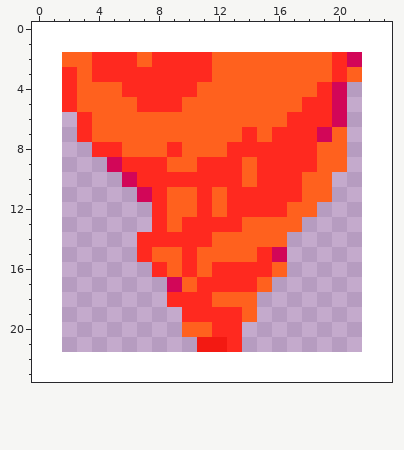
A pixel-art sprite gets an edit: src/assets/lavaStormIcon.png. The first picture shows the starting point.
The file is 24x24 pixels.
New version:
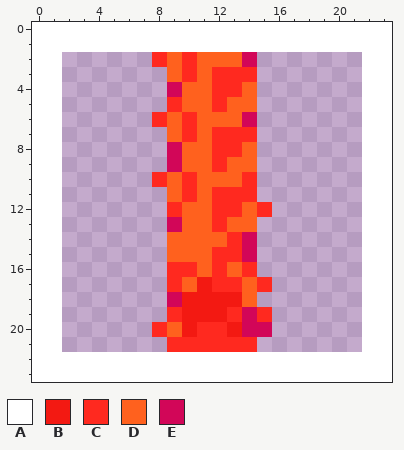
Palette (. is transparent): A #ffffff  B #f31912  C #ff291f  D #ff611e  E #d20658
Edits made:
y 2: x 2..7 DDCCCD -> ......; x 9 C -> D; x 11 C -> D; x 14..21 DDDDDDCE -> E.......
y 3: x 2..9 CDCCCCCC -> .......D; x 11..21 CDDDDDDDDCD -> DCCC.......
y 4: x 2..10 CDDDCCCCC -> .......ED; x 12..13 DD -> CC; x 15..20 DDDDCE -> ......
y 5: x 2..8 CDDDDCC -> .......; x 12 D -> C; x 15..20 DDDCCE -> ......
y 6: x 3..8 CDDDDD -> .....C; x 10 D -> C; x 14..20 DDDCCCE -> E......
y 7: x 3..8 CDDDDD -> ......; x 10 D -> C; x 12..13 DD -> CC; x 15..20 DCCCED -> ......
y 8: x 4..9 CCDDDC -> .....E; x 12 D -> C; x 14..20 CCCCCDD -> D......
y 9: x 5..9 ECCCD -> ....E; x 11 C -> D; x 13 C -> D; x 15..20 CCCCDD -> ......
y 10: x 6..7 EC -> ..; x 9 C -> D; x 11..19 CCCDCCCDD -> DDDC.....
y 11: x 7..8 EC -> ..; x 10..12 DCD -> CDC; x 15..19 CCCDD -> .....
y 12: x 8..9 CD -> .C; x 11..12 CD -> DC; x 14 C -> D; x 16..18 CDD -> ...
y 13: x 8..11 CDCC -> .EDD; x 13 C -> D; x 15..17 DDD -> ...
y 14: x 7..11 CCCCC -> ..DDD; x 13..16 DDDD -> CE..
y 15: x 7..8 CD -> ..; x 10 C -> D; x 12..16 DDDCE -> CCE..
y 16: x 8..9 CD -> .C; x 13 C -> D; x 15..16 CD -> ..
y 17: x 9 E -> C; x 11 C -> B; x 14..15 CD -> DC
y 18: x 9..13 CCCDD -> EBBBB
y 19: x 9..12 .CCC -> CBBB; x 14..15 D. -> EC
y 20: x 8..11 ..DD -> CDBC; x 13..15 C.. -> BEE
y 21: x 9..12 ..BB -> CCCC; x 14 . -> C
Where, in picture pixels (left, top, right, bottom), the same in both pictures:
changed: (62, 52, 362, 352)
